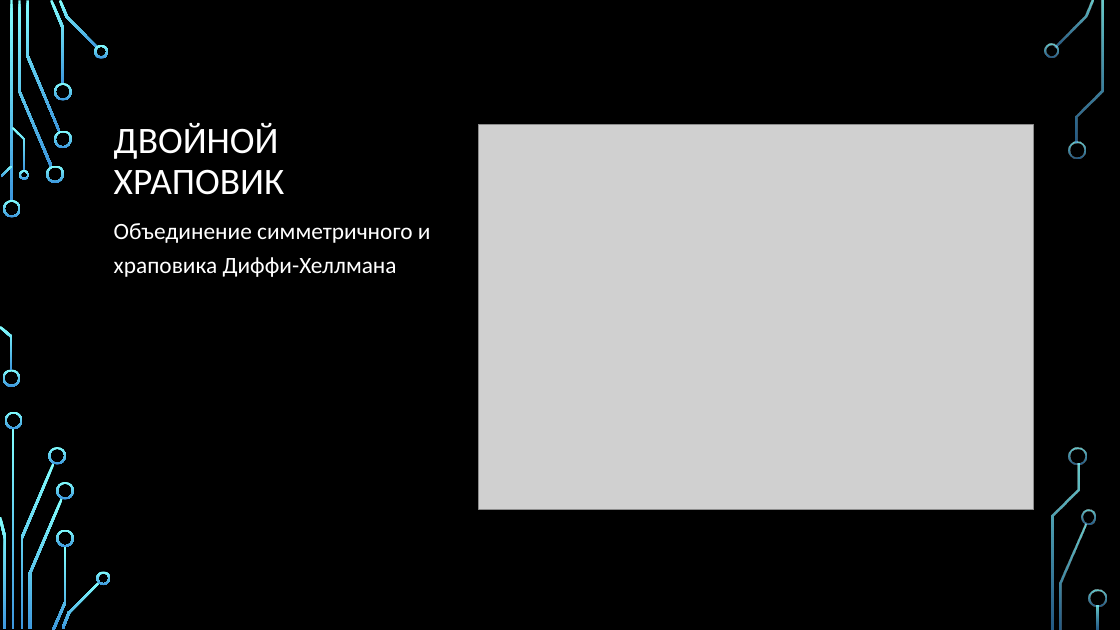
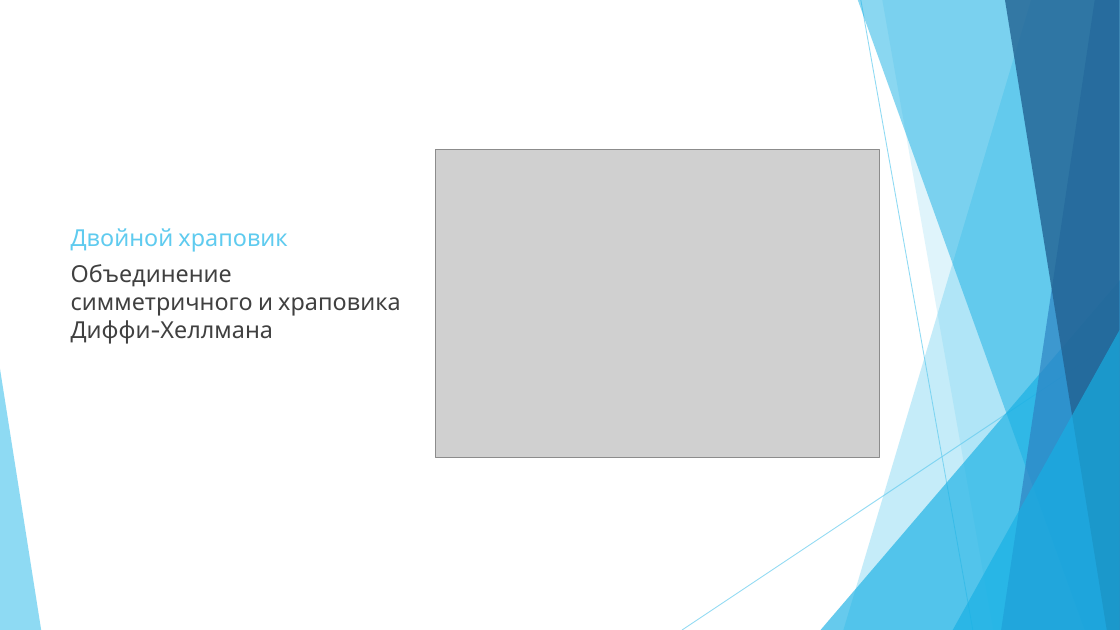
Before and after one commit to natallia-zzz/messenger_crypt, a slide deck: slide 14 of SignalProtocol.pptx (slide 10 before the commit). Drawn at 1120x630 pixels with LibreOffice and Linux fonts; fonts in the diff are those of the drawing; grey boxes stand for pictures; background and template pictures are left out. Boxes give left, top, right and bottom in pixels: in the first picture for what was removed or moved away, otherwise in the second. Text is boxed around its words. In the diff, an @@ line names an element or a change of style, - is before the commit and + after.

```diff
--- a/SignalProtocol.pptx
+++ b/SignalProtocol.pptx
@@ background picture (left out) to #FFFFFF @@
@@ picture: place and size @@
-picture at (479, 124, 1033, 510)
+picture at (435, 150, 879, 458)
@@ title at (71, 228, 287, 252): text changed; size 32 to 20 pt; font Calibri to Cabin; text colour #FFFFFF to #5FCBEF @@
-ДВОЙНОЙ ХРАПОВИК
+Двойной храповик
@@ text "Объединение симметричного и храповика Диффи-Хеллмана": place and size @@
-text "Объединение симметричного и храповика Диффи-Хеллмана" at (114, 223, 431, 277)
+text "Объединение симметричного и храповика Диффи-Хеллмана" at (71, 264, 400, 344)
@@ text "Объединение симметричного и храповика Диффи-Хеллмана" at (71, 264, 400, 344): font Calibri to Cabin, text colour #FFFFFF to #404040; line spacing 1.2 to 1 @@
@@ group added at (0, 0, 1120, 630): 5 freeform shapes, 3 triangles, 2 lines @@
@@ group removed at (0, 0, 1107, 630): 33 freeform shapes, 3 rectangles @@
```
Also in this commit, not shown: 13 other slides changed, 5 slides added, 1 slide removed, 2 other files.
